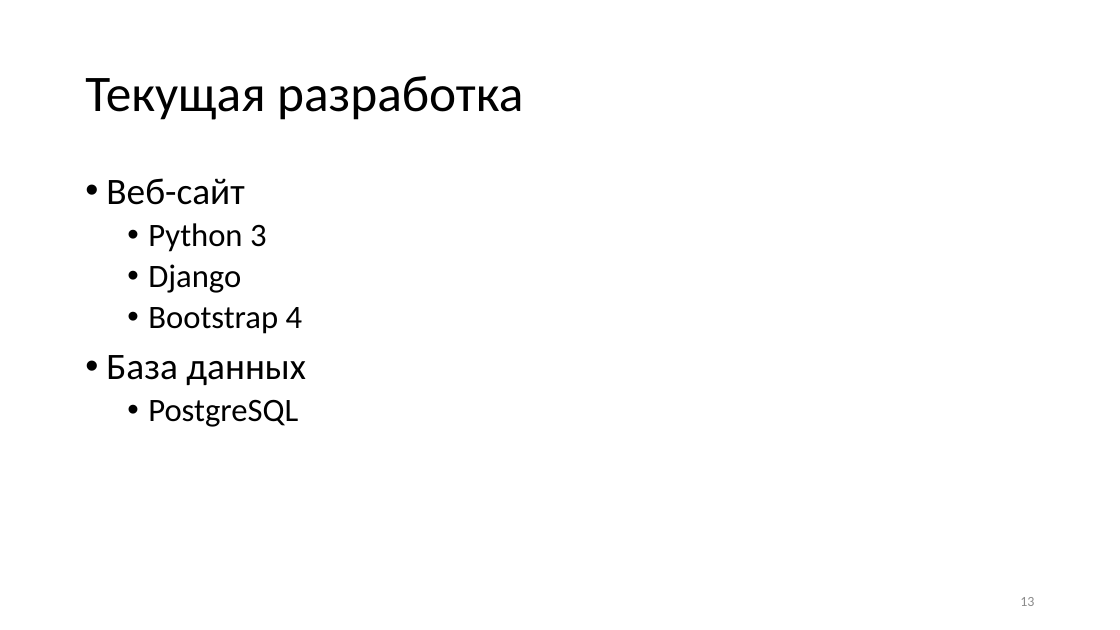
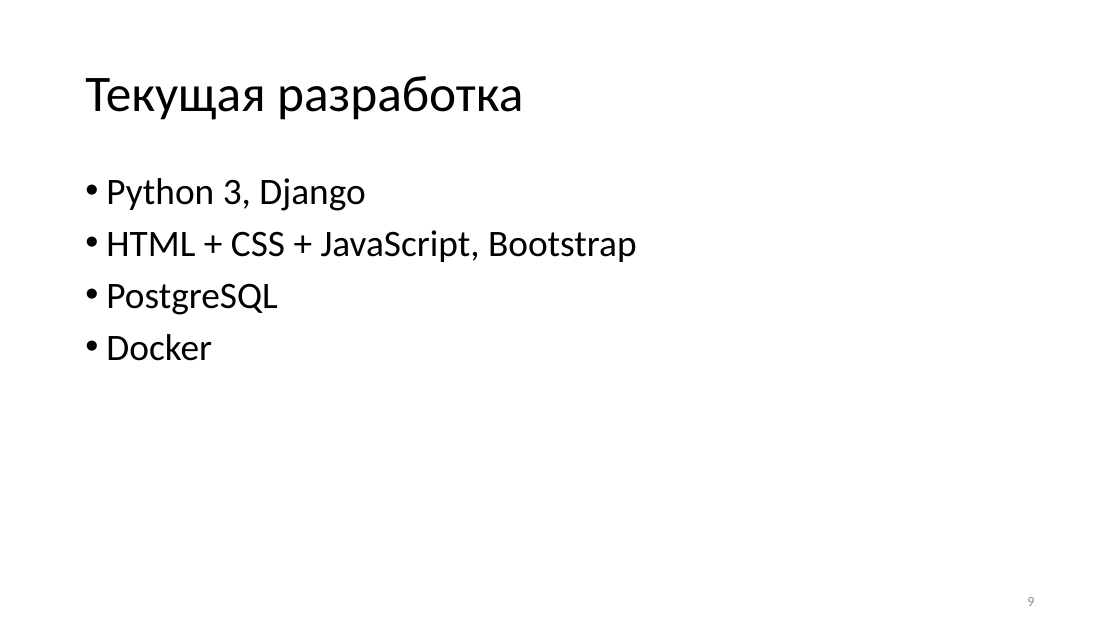
Before and after one commit to KerkDovan/GPO, a slide deck: slide 9 of Конференции/7. Научная сессия ТУСУР 2018/Выступление/Презентация.pptx (slide 13 before the commit). Drawn at 1120x630 pixels with LibreOffice and Linux fonts; fonts in the diff are those of the drawing. Boxes give left, top, right and bottom in pixels: in the first picture for what was removed or moved away, otherwise in the second. Text is boxed around its words. In the diff, an @@ line names an element or a change of style, - is before the commit and + after.

```diff
--- a/Конференции/7. Научная сессия ТУСУР 2018/Выступление/Презентация.pptx
+++ b/Конференции/7. Научная сессия ТУСУР 2018/Выступление/Презентация.pptx
@@ text at [106, 178, 637, 262]: text changed; size 28 to 32 pt @@
-• Веб-сайт
-  • Python 3
-  • Django
-  • Bootstrap 4
-• База данных
+• Python 3, Django
+• HTML + CSS + JavaScript, Bootstrap
@@ text at [106, 283, 278, 315]: size 28 to 32 pt in "PostgreSQL"; list level 2 to 1 in "PostgreSQL" @@
@@ text at [106, 334, 212, 361]: paragraph added @@
+• Docker
@@ page number at [1027, 597, 1034, 606]: text changed @@
-13
+9
```
Also in this commit, not shown: 7 slides added, 11 slides removed, 20 other files.
